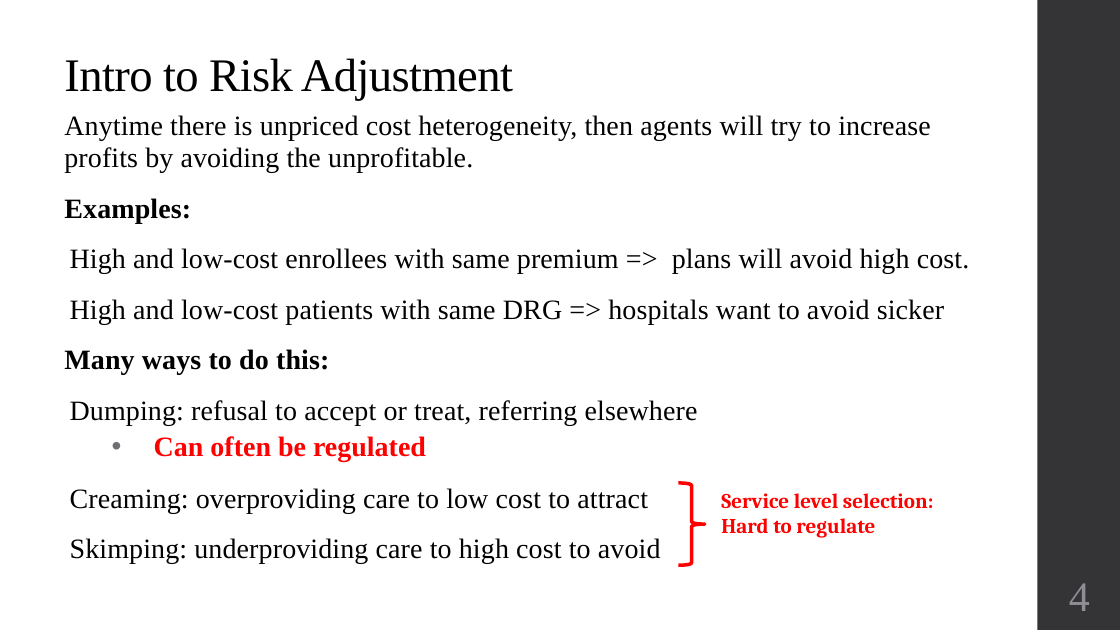
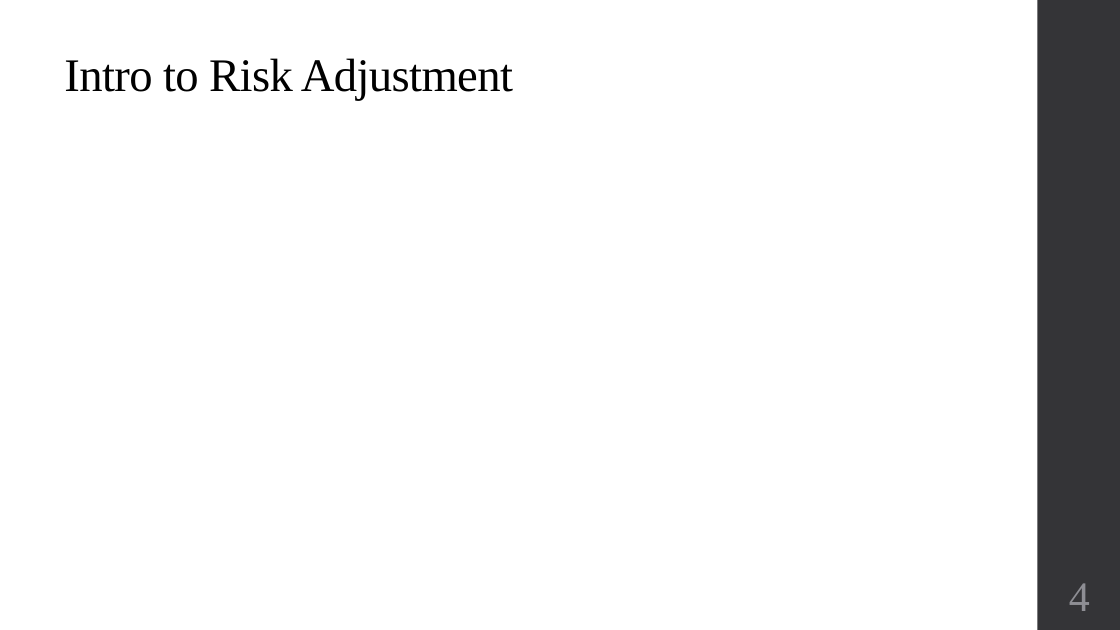
Before and after one commit to alex-hoagland/HAD6750H, a slide deck: slide 4 of Lecture07_QualityCompetition/Slides_RA_QualityCompetition_2023W.pptx. Drawn at 1120x630 pixels with LibreOffice and Linux fonts; fonts in the diff are those of the drawing; grey boxes stand for pictures. Boxes give left, top, right and bottom in pixels: in the first picture for what was removed or moved away, otherwise in the second. Text is boxed around its words. In the diff, an @@ line names an element or a change of style, - is before the commit and + after.

```diff
--- a/Lecture07_QualityCompetition/Slides_RA_QualityCompetition_2023W.pptx
+++ b/Lecture07_QualityCompetition/Slides_RA_QualityCompetition_2023W.pptx
@@ text removed at bbox=[64, 115, 970, 564] @@
-Anytime there is unpriced cost heterogeneity, then agents will try to increase profits by avoiding the unprofitable.
-Examples:
-High and low-cost enrollees with same premium => plans will avoid high cost.
-High and low-cost patients with same DRG => hospitals want to avoid sicker
-Many ways to do this:
-Dumping: refusal to accept or treat, referring elsewhere
-      • Can often be regulated
-Creaming: overproviding care to low cost to attract
-Skimping: underproviding care to high cost to avoid
@@ left brace removed at bbox=[679, 483, 705, 565] @@
@@ text removed at bbox=[721, 493, 934, 538] @@
-Service level selection:
-Hard to regulate
```
Also in this commit, not shown: 8 other slides changed, 6 slides added, 4 slides removed, 8 other files.
